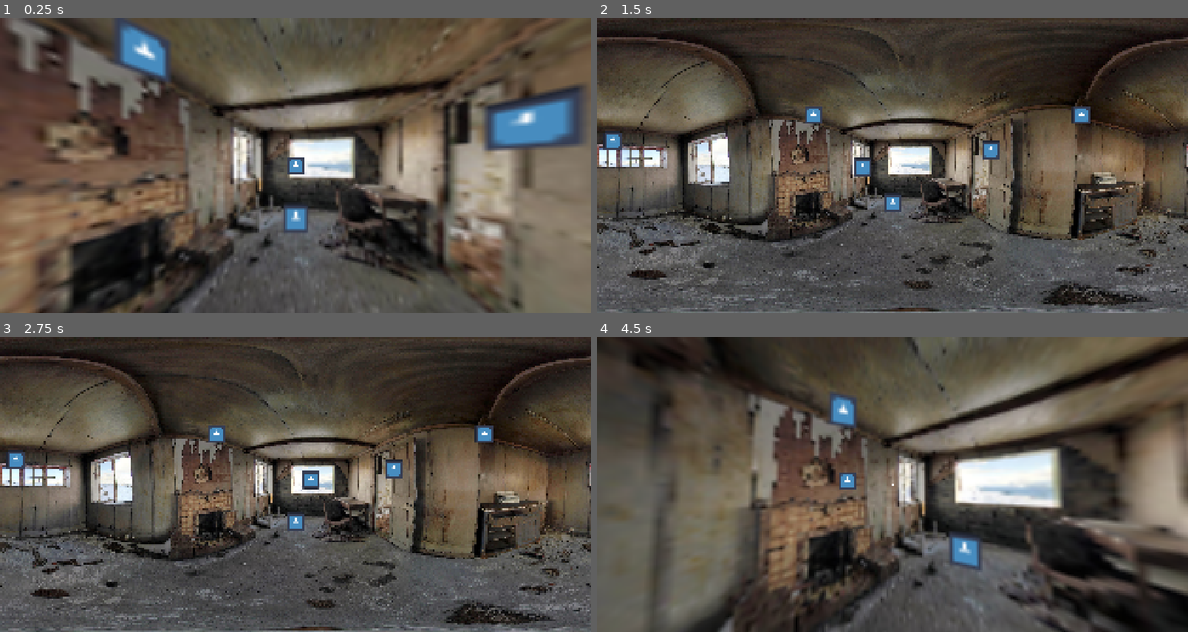
Above: before the commit, frames 1-4 (two rows, left to right).
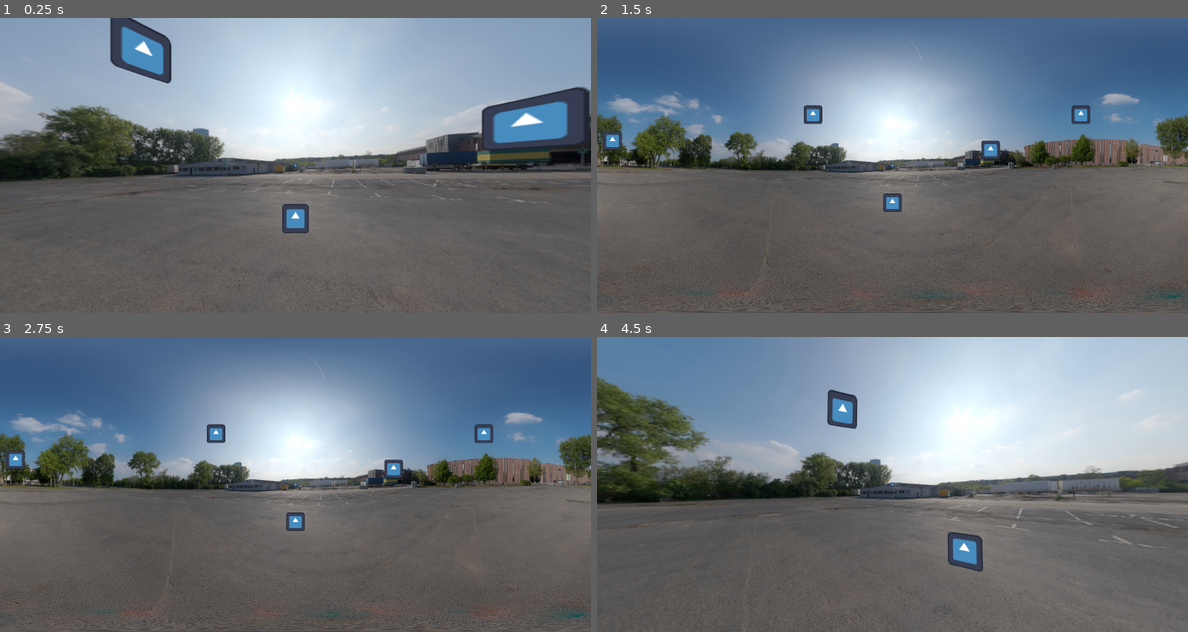
Above: after the commit, the same moments.

Repository: AlexPham0209/fnaf-scrolling-test
Game: Godot game, scene res://src/scenes/scrolling.tscn
Two runs of this game, one before a commit and one after it. Both use one fixed random seed, a clock stepped at 60 frames per second and the inputs below. The project has no main scene, so this scene is started directly. The engine's default icon, where the game draws it, is replaced by a stand-in: a white triangle on a blue panel in a dark square.
Inputs (mouse positions are in pixels of both pictures, inside the frame that each line leads up to):
- Up to frame 1 (0.25 s): no input
- Up to frame 2 (1.5 s): tap Enter (ui_accept) at 0.5, 0.77, 1.25 s; move the mouse to (922, 165) at 0.52 s; move the mouse to (862, 165) at 1.27 s
- Up to frame 3 (2.75 s): tap Enter (ui_accept) at 1.52, 2 s; move the mouse to (307, 478) at 2.02 s
- Up to frame 4 (4.5 s): tap Enter (ui_accept) at 2.75, 3.02, 3.5, 3.77, 4.25 s; move the mouse to (886, 490) at 2.77 s; move the mouse to (933, 487) at 3.52 s; move the mouse to (845, 481) at 4.27 s

The runs differ from the first frame. In frame 1, 83% of the frame differs, in the area x 0-100%, y 0-100%; in frame 2, 73%; in frame 3, 73%; in frame 4, 80%.

Commit message:
Fixed vertical repeating bug

Diff:
--- a/project.godot
+++ b/project.godot
@@ -20,4 +20,4 @@
 window/size/viewport_height=1024
 window/size/window_width_override=1024
 window/size/window_height_override=512
-window/stretch/mode="canvas_items"
+window/stretch/mode="viewport"
--- a/src/scenes/scrolling.tscn
+++ b/src/scenes/scrolling.tscn
@@ -66,6 +66,7 @@
 captured = true
 
 [node name="Cursor" type="Area2D" parent="." node_paths=PackedStringArray("perspective")]
+visible = false
 position = Vector2(2728, 852)
 script = ExtResource("5_tincr")
 perspective = NodePath("../Perspective")
--- a/src/scripts/perspective.gd
+++ b/src/scripts/perspective.gd
@@ -24,8 +24,8 @@
 	if not captured:
 		var move = get_global_mouse_position() / Vector2(4096, 2048)
 		cp.x = fposmod(move.x, 1.0)
-		cp.y = clamp(move.y, 0.3, 0.7)
-	#
+		cp.y = clamp(move.y, 0., 1)
+
 	self.material.set_shader_parameter('centerPoint', cp)
 
 	if Input.is_action_just_pressed("ui_accept"):
@@ -37,4 +37,5 @@
 
 	if event is InputEventMouseMotion and Input.get_mouse_mode() == Input.MOUSE_MODE_CAPTURED:
 		cp.x = fposmod(cp.x + event.relative.x * (0.001 / 2), 1.0)
-		cp.y = clamp(cp.y + event.relative.y * (0.002 / 2), 0.3, 0.7)
+		#cp.y = clamp(cp.y + event.relative.y * (0.002 / 2), 0.275, 0.725)
+		cp.y = clamp(cp.y + event.relative.y * (0.002 / 2), 0, 1)
--- a/src/shaders/gnomonic.gdshader
+++ b/src/shaders/gnomonic.gdshader
@@ -27,7 +27,7 @@
 	float c = atan(p);
 
 	//Convert to spherical coordinates (azimuth, elevation).  Thus, mapping the x and y in the texture to the sphere.
-	float lon = cp.x + atan((x * sin(c)) / ((p * cos(cp.y) * cos(c)) - y * sin(cp.y) * sin(c)));
+	float lon = cp.x + atan(x * sin(c), p * cos(cp.y) * cos(c) - y * sin(cp.y) * sin(c));
 	float lat = asin(cos(c) * sin(cp.y) + (y * sin(c) * cos(cp.y))/p);
 
 	//Converting the spherical coordinates to ranges [0, 1].
@@ -36,7 +36,7 @@
 }
 
 void fragment() {
-	vec2 sphericalCoords = toGnomonic(fract(SCREEN_UV), centerPoint, FOV);
+	vec2 sphericalCoords = toGnomonic(SCREEN_UV, centerPoint, FOV);
 	vec2 conversion;
 
 	if (applyModifiers) {
@@ -51,7 +51,5 @@
 	}
 
 	//Prevents stretching textures
-	COLOR = (sphericalCoords.y > 1.0 || sphericalCoords.y < 0.0) || (sphericalCoords.x > 1.0 || sphericalCoords.x < 0.0)
-	? vec4(0.0, 0.0, 0.0, 1.0) : textureLod(SCREEN_TEXTURE, fract(sphericalCoords), 0.00f);
 	COLOR = textureLod(SCREEN_TEXTURE, fract(sphericalCoords), 0.00f);
 }
Not shown: 1 places in src/scenes/scrolling.tscn that only renumber resources
